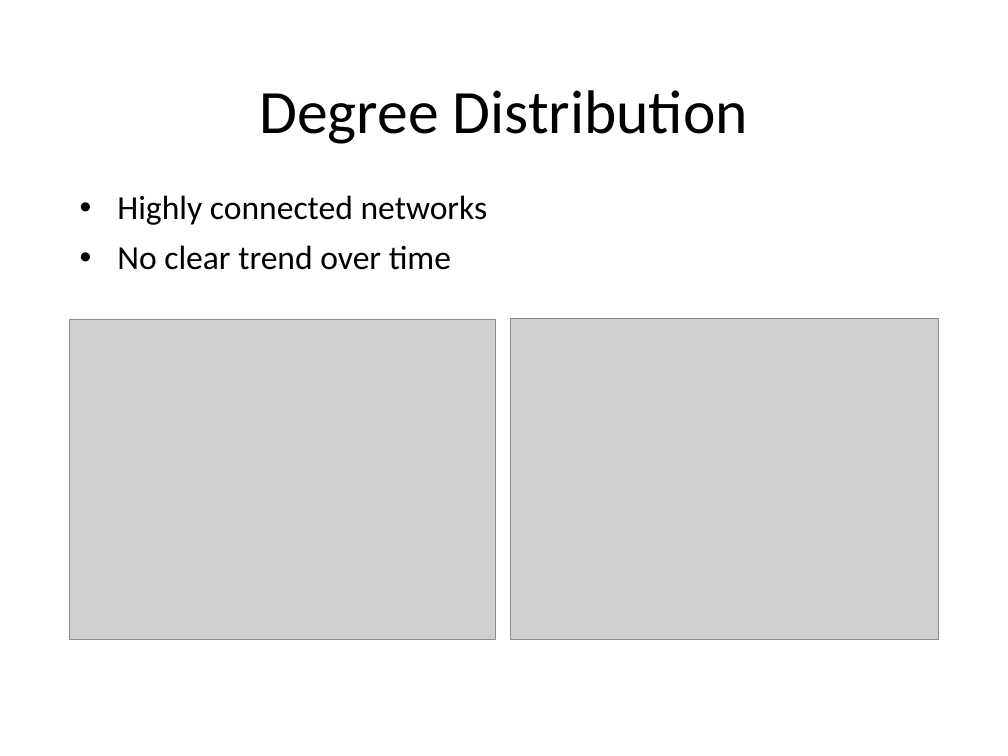
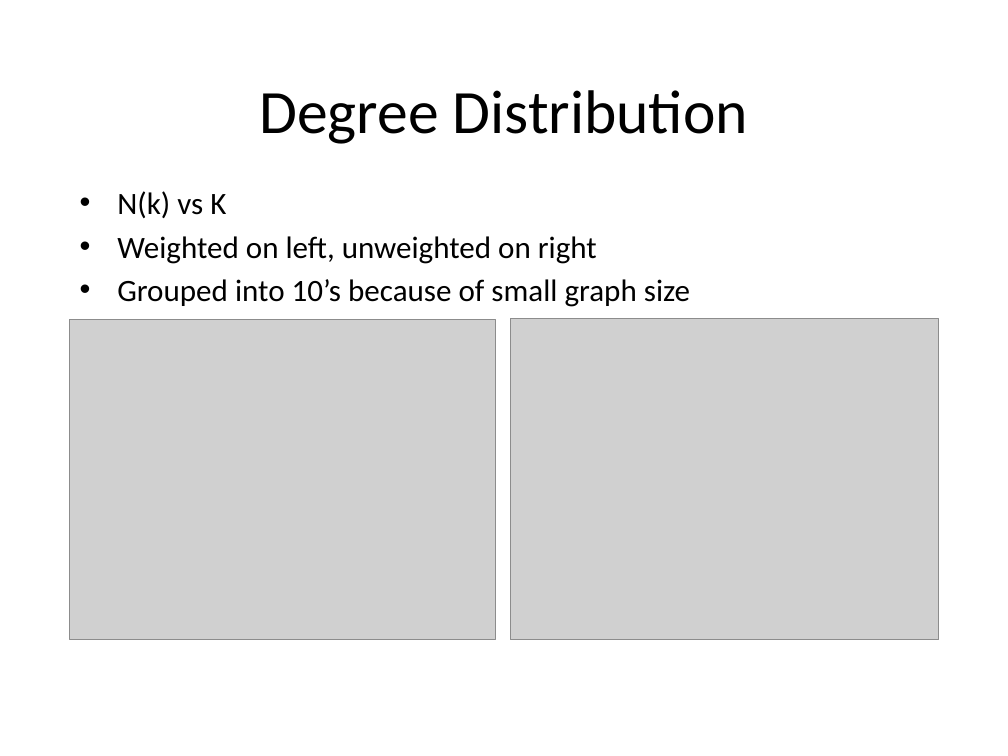
Before and after one commit to TomWerner/congress_cosponsorship, a slide deck: slide 2 of presentation/Final Presentation.pptx. Drawn at 1008x756 pixels with LibreOffice and Linux fonts; fonts in the diff are those of the drawing; grey boxes stand for pictures. Boxes give left, top, right and bottom in pixels: in the first picture for what was removed or moved away, otherwise in the second. Text is boxed around its words. In the diff, an @@ line names an element or a change of style, - is before the commit and + after.

```diff
--- a/presentation/Final Presentation.pptx
+++ b/presentation/Final Presentation.pptx
@@ text at <box>117,191,690,307</box>: text changed; size 24 to 22.2 pt @@
-• Highly connected networks
-• No clear trend over time
+• N(k) vs K
+• Weighted on left, unweighted on right
+• Grouped into 10’s because of small graph size
```
Also in this commit, not shown: 1 other slide changed, 5 slides added, 1 slide removed, 44 other files.
